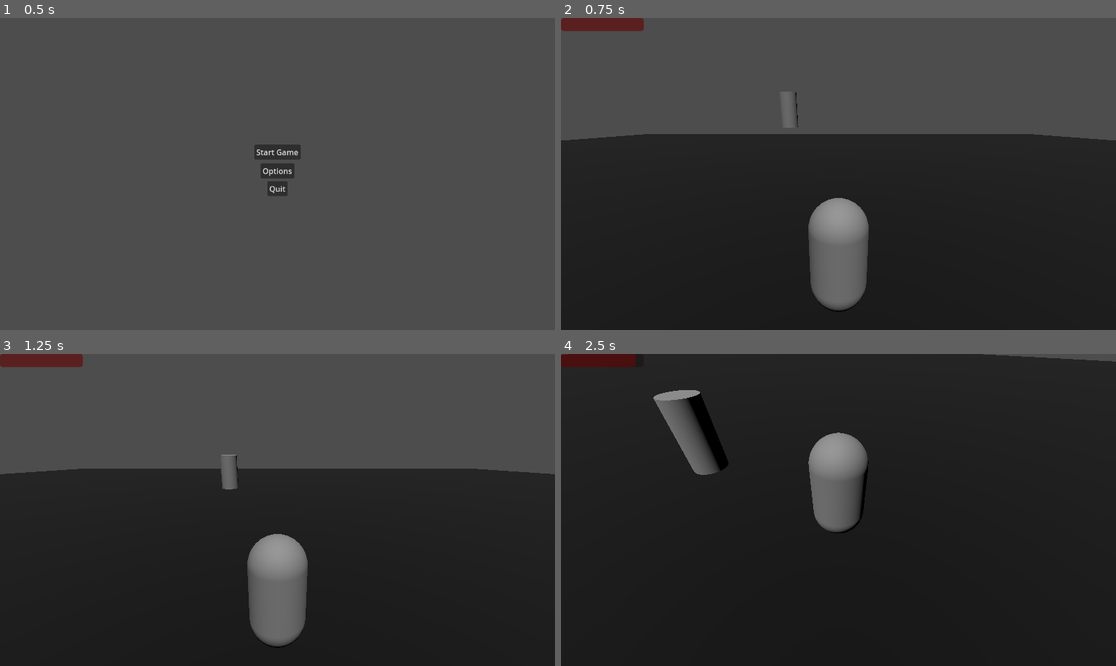
Above: before the commit, frames 1-4 (two rows, left to right).
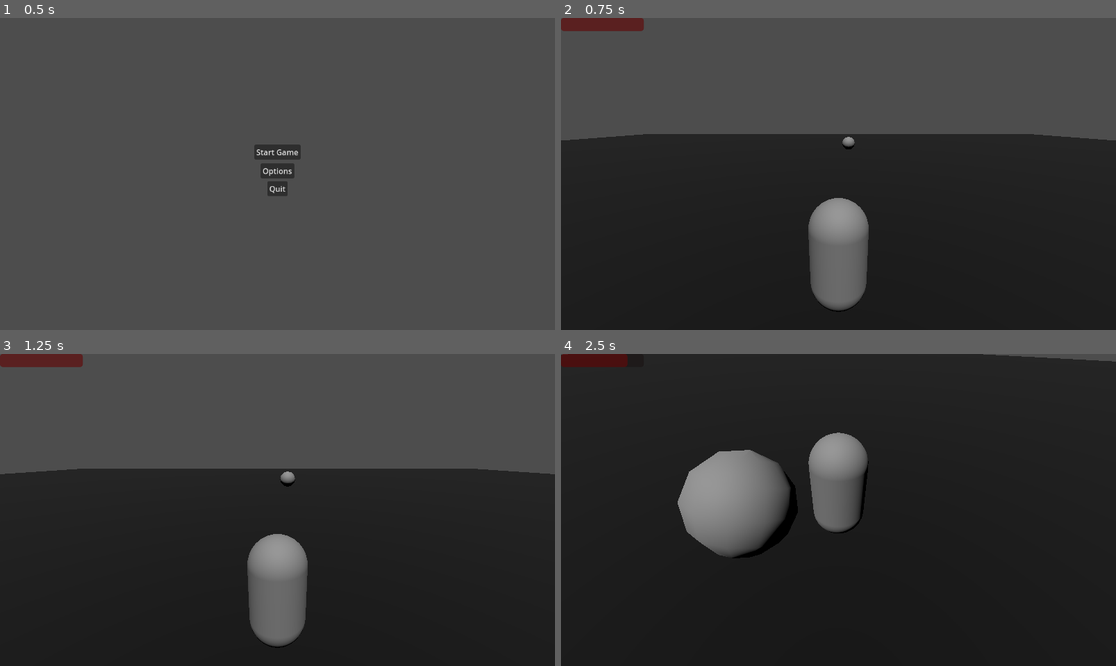
Above: after the commit, the same moments.

Repository: MikaelVV/Allmighty
Game: Godot game, scene res://Scenes/MainMenu.tscn
Same seed, same stepped clock (60 frames per second), same inputs: the game is played once before the commit and once after it.
Inputs (mouse positions are in pixels of both pictures, inside the frame that each line leads up to):
- Up to frame 1 (0.5 s): no input
- Up to frame 2 (0.75 s): click "Start Game" at 0.5 s
- Up to frame 3 (1.25 s): no input
- Up to frame 4 (2.5 s): tap Enter (ui_accept) at 1.25, 1.35, 1.52, 1.82, 2.1, 2.27 s; move the mouse to (866, 510) at 1.27 s; hold W (move_forward) from 1.28 s (still down); move the mouse to (810, 510) at 2.02 s

Frame 1 is identical in both runs. In frame 2, 0.2% of the frame differs, in the area x 40-53%, y 23-43%; in frame 3, 0.3%; in frame 4, 7.1%, in the area x 11-43%, y 0-66%.

Commit message:
enemy follow and player death

Diff:
--- a/Scenes/main.tscn
+++ b/Scenes/main.tscn
@@ -1,16 +1,19 @@
-[gd_scene load_steps=5 format=3 uid="uid://bocxk78vocmjq"]
+[gd_scene load_steps=6 format=3 uid="uid://bocxk78vocmjq"]
 
 [ext_resource type="PackedScene" uid="uid://cgfgx01ebktag" path="res://Scenes/player.tscn" id="1_b2jon"]
-[ext_resource type="PackedScene" uid="uid://b622ugrnykkjh" path="res://Props/Cylinder.tscn" id="2_5ofll"]
+[ext_resource type="Script" path="res://Scripts/enemy_test.gd" id="3_t7efo"]
 
 [sub_resource type="BoxShape3D" id="BoxShape3D_ykaip"]
 
 [sub_resource type="StandardMaterial3D" id="StandardMaterial3D_rgrgm"]
 albedo_color = Color(0, 0, 0, 1)
 
+[sub_resource type="SphereShape3D" id="SphereShape3D_34m0a"]
+
 [node name="main" type="Node3D"]
+transform = Transform3D(1, 0, 0, 0, 1, 0, 0, 0, 1, 0, 0.260398, 0)
 
-[node name="Player" parent="." instance=ExtResource("1_b2jon")]
+[node name="Player" parent="." groups=["player"] instance=ExtResource("1_b2jon")]
 
 [node name="Ground" type="StaticBody3D" parent="."]
 transform = Transform3D(100, 0, 0, 0, 1, 0, 0, 0, 100, 0, 0, 0)
@@ -24,6 +27,17 @@
 [node name="DirectionalLight3D" type="DirectionalLight3D" parent="."]
 transform = Transform3D(1, 0, 0, 0, 0.5, 0.866025, 0, -0.866025, 0.5, 0, 26.4065, 40.764)
 
-[node name="Cylinder" parent="." instance=ExtResource("2_5ofll")]
-transform = Transform3D(1, 0, 0, 0, 0.998484, -0.0550373, 0, 0.0550373, 0.998484, -3, 4.84502, -9.80002)
-inertia = Vector3(10, 2, 2)
+[node name="Enemy" type="CharacterBody3D" parent="." groups=["enemy"]]
+transform = Transform3D(1, 0, 0, 0, 1, 0, 0, 0, 1, 0.613146, 2.2619, -13.8164)
+collision_layer = 4
+collision_mask = 3
+script = ExtResource("3_t7efo")
+speed = 5
+
+[node name="CollisionShape3D" type="CollisionShape3D" parent="Enemy"]
+transform = Transform3D(1.285, 0, 0, 0, 1.285, 0, 0, 0, 1.285, -0.220716, 0.143245, -0.110284)
+visibility_parent = NodePath("../CSGSphere3D")
+shape = SubResource("SphereShape3D_34m0a")
+
+[node name="CSGSphere3D" type="CSGSphere3D" parent="Enemy"]
+transform = Transform3D(1, 0, 0, 0, 1, 0, 0, 0, 1, -0.203319, 0.130224, 0)
--- a/Scenes/player.tscn
+++ b/Scenes/player.tscn
@@ -100,7 +100,18 @@
 mesh = SubResource("CapsuleMesh_kxr3s")
 
 [node name="CollisionShape3D" type="CollisionShape3D" parent="."]
+transform = Transform3D(1, 0, -3.17046e-09, 0, 1, 0, 3.17046e-09, 0, 1, -2.32831e-10, 0, -7.45058e-09)
+shape = SubResource("CapsuleShape3D_d2c24")
+
+[node name="Area3D" type="Area3D" parent="."]
+transform = Transform3D(0.999171, 0, 0.0407073, 0, 1, 0, -0.0407073, 0, 0.999171, 0, -0.0934458, -0.062982)
+collision_layer = 2
+collision_mask = 4
+
+[node name="CollisionShape3D" type="CollisionShape3D" parent="Area3D"]
+transform = Transform3D(1.385, 0, -3.72529e-09, 0, 1.385, 0, 3.72529e-09, 0, 1.385, -2.32831e-10, -0.020776, -7.45058e-09)
 shape = SubResource("CapsuleShape3D_d2c24")
 
 [connection signal="pressed" from="Pivot/Camera3D/PauseMenu/MarginContainer/VBoxContainer/ResumeGame" to="Pivot/Camera3D/PauseMenu" method="_on_resume_game_pressed"]
 [connection signal="pressed" from="Pivot/Camera3D/PauseMenu/MarginContainer/VBoxContainer/ReturnToMainMenu" to="Pivot/Camera3D/PauseMenu" method="_on_return_to_main_menu_pressed"]
+[connection signal="body_entered" from="Area3D" to="." method="_on_area_3d_body_entered"]
--- a/Scripts/PlayerController.gd
+++ b/Scripts/PlayerController.gd
@@ -1,11 +1,15 @@
+class_name player
+
 extends CharacterBody3D
 
 signal health_updated(health)
 signal killed
 signal taking_damage
 
+
 var paused = false
 
+@export var amount = 10
 
 @export var max_health = 100
 @export var SPEED = 10
@@ -17,7 +21,7 @@
 @onready var pivot := $Pivot
 @onready var camera := $Pivot/Camera3D
 @onready var pause_menu := $Pivot/Camera3D/PauseMenu
-
+@onready var body := $MeshInstance3D
 # Haetaan painovoima projekti asetuksista.
 var gravity = ProjectSettings.get_setting("physics/3d/default_gravity")
 
@@ -60,18 +64,30 @@
 
 	move_and_slide()
 
+
+#pelaaja ottaa lämää kun osuu collideriin samas layeris ku vihu
+func _on_area_3d_body_entered(body : Node3D):
+	if body.is_in_group("enemy"):
+		print ("ai vittu")
+	taking_damage.emit()
+	_set_health(health - amount)
+	_set_heatlhbar()
+
+
+
 #Määritellään pelaajan ottama damagen määrä.
 func damage() -> void:
-	var amount = 10
 	taking_damage.emit()
 	_set_health(health - amount)
 	_set_heatlhbar()
 
 #Nimensä mukainen funktio. Tässä toteutetaan kaikki logiikka, jolla pelaaja tuhotaan.
 func kill_player():
-	killed.emit()
+	#killed.emit()
 	print("Kuolit!")
-	queue_free()
+	#queue_free()
+	body.visible = false
+
 
 # Tässä funktiossa määrittellään pelaajan nykyinen ja edellinen health value. Myös toteutetaan kill_player funktio, jos pelaajan health value on 0.
 func _set_health(value):
--- /dev/null
+++ b/Scripts/enemy_test.gd
@@ -0,0 +1,19 @@
+extends CharacterBody3D
+
+@onready var player = $"../Player"
+@export var speed = 3
+var player_position
+var target_position
+var stopper = true
+
+# Called every frame. 'delta' is the elapsed time since the previous frame.
+func _physics_process(delta):
+	player_position = player.position
+	target_position = (player_position - position).normalized()
+
+
+
+	if position.distance_to(player_position) > 1:
+		velocity = Vector3(target_position * speed)
+		move_and_slide()
+		look_at(player_position)
